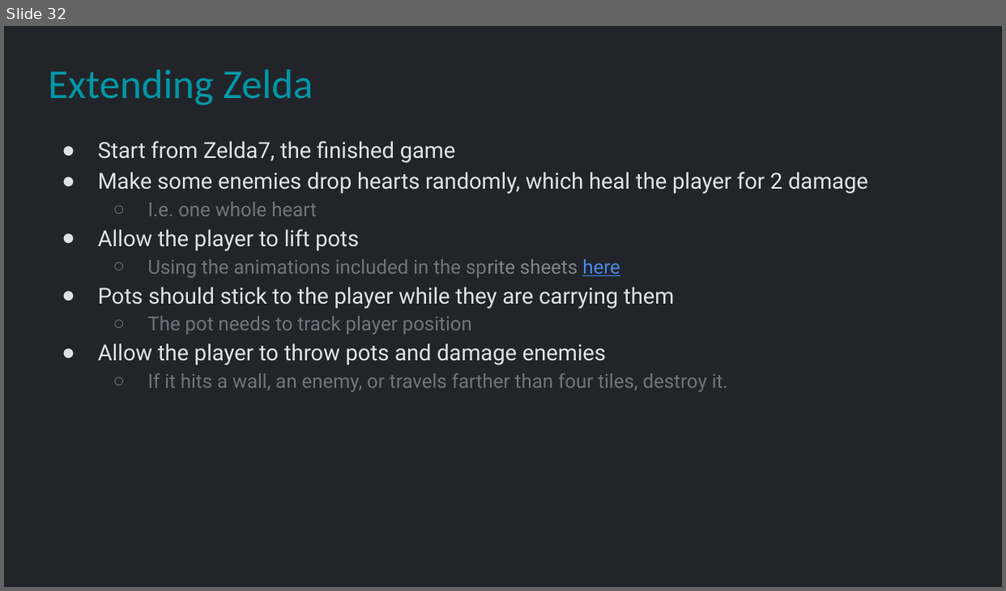
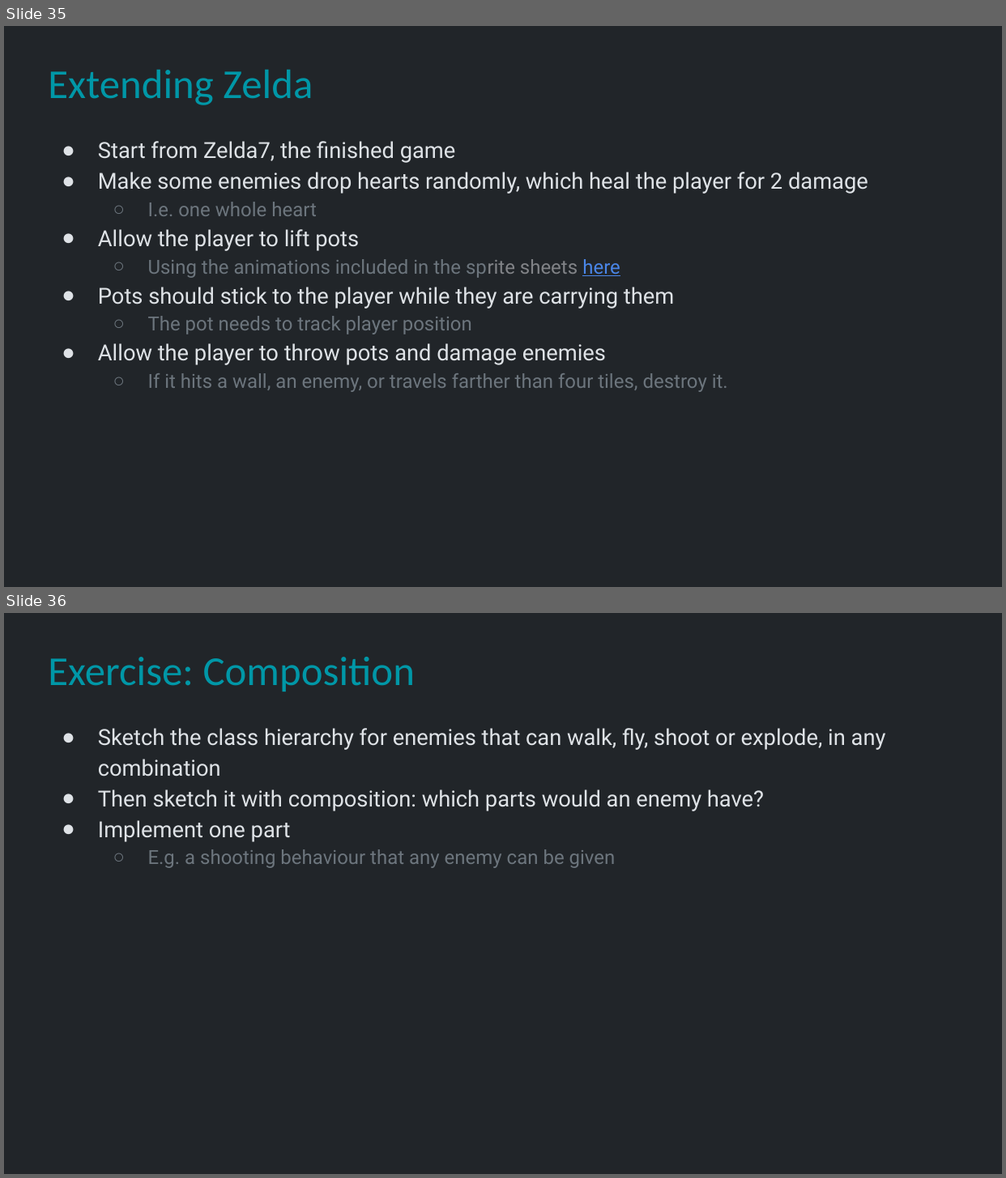
Before and after one commit to Metamate/gar, a slide deck: slides/08 The Legend of Zelda.pptx. Shown one above the other, each under a label of ours: slide 32 before the commit, slides 35 and 36 after it. The pictures are 1006x591 and 1006x1178 pixels, drawn with LibreOffice and Linux fonts; fonts in the diff are those of the drawing. Boxes give left, top, right and bottom in pixels: in the first picture for what was removed or moved away, otherwise in the second. Text is boxed around its words. In the diff, an @@ line names an element or a change of style, - is before the commit and + after.

```diff
--- a/slides/08 The Legend of Zelda.pptx
+++ b/slides/08 The Legend of Zelda.pptx
@@ slide 36 added at <box>4,613,1002,1174</box>, background #212529 @@
@@ title added at <box>48,657,415,692</box>, 29.7 pt, text #0097A7 @@
+Exercise: Composition
@@ text added at <box>98,728,886,868</box>, 16 pt, text #DEE2E6 @@
+● Sketch the class hierarchy for enemies that can walk, fly, shoot or explode, in any combination
+● Then sketch it with composition: which parts would an enemy have?
+● Implement one part
+  ○ E.g. a shooting behaviour that any enemy can be given
@@ what was slide 32 is now slide 35 @@
```
Also in this commit, not shown: 3 slides changed, 3 other slides added, 4 other files.
